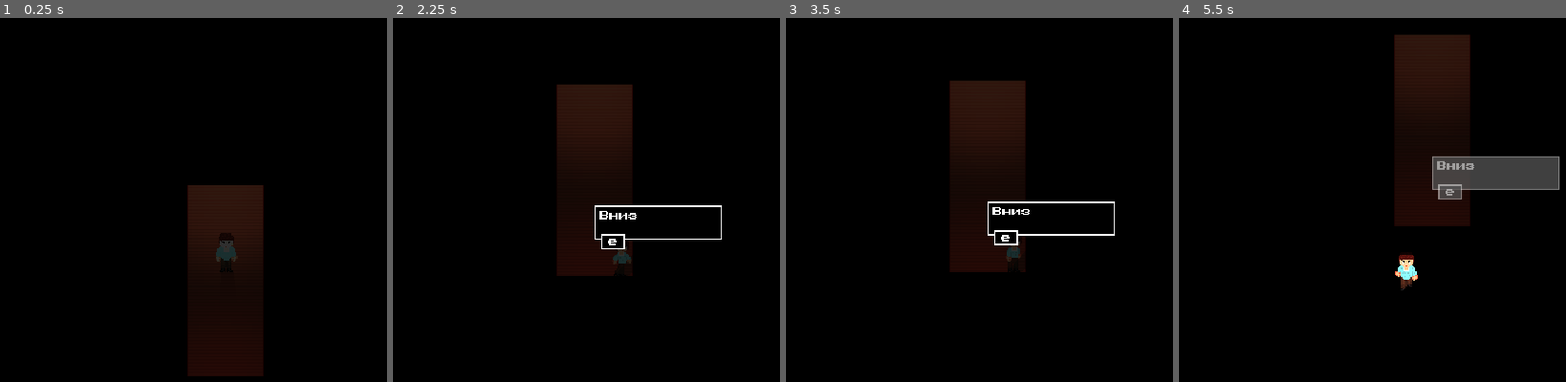
Above: before the commit, frames 1-4 (left to right).
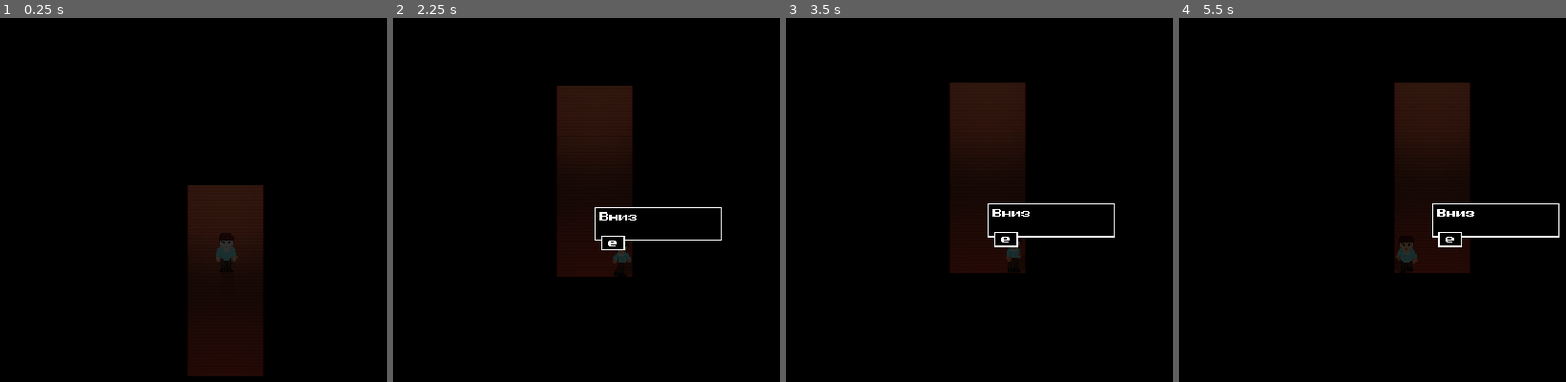
Above: after the commit, the same moments.

Repository: ordinary-dev/student-quest
Game: Godot game, scene res://Scenes/1.beggining/Stairs.tscn
Same seed, same stepped clock (60 frames per second), same inputs: the game is played once before the commit and once after it. This scene is started directly instead of the project's main scene.
Inputs (mouse positions are in pixels of both pictures, inside the frame that each line leads up to):
- Up to frame 1 (0.25 s): no input
- Up to frame 2 (2.25 s): tap Enter (ui_accept) at 0.5, 0.77, 1.52 s; move the mouse to (776, 210) at 0.52 s; hold Right (ui_right) 0.53-1.28 s; click (776, 210) at 0.67 s; move the mouse to (454, 254) at 1.27 s; hold Down (ui_down) 1.28-2.03 s; move the mouse to (687, 138) at 2.02 s; hold Right (ui_right) from 2.03 s (still down)
- Up to frame 3 (3.5 s): move the mouse to (964, 320) at 2.77 s; release Right (ui_right) at 2.78 s; hold Shift (speed_up) from 2.78 s (still down); click (964, 320) at 2.92 s; tap Enter (ui_accept) at 3.02 s
- Up to frame 4 (5.5 s): tap Enter (ui_accept) at 3.5, 3.77, 4.52, 5 s; move the mouse to (outside the picture) at 3.52 s; release Shift (speed_up) at 3.53 s; hold Left (ui_left) 3.53-5.03 s; move the mouse to (outside the picture) at 4.27 s; move the mouse to (1434, 232) at 5.02 s; hold Down (ui_down) from 5.03 s (still down); click (1434, 232) at 5.17 s

The runs differ from the first frame. In frame 2, 0.7% of the frame differs, in the area x 42-86%, y 18-72%; in frame 3, 0.9%; in frame 4, 8.8%, in the area x 55-99%, y 4-75%.

Commit message:
Add boundaries, remove obsolete 'math-lights.tscn

Diff:
--- a/Scenes/1.beggining/Math.tscn
+++ b/Scenes/1.beggining/MathBlackout.tscn
@@ -1,11 +1,11 @@
 [gd_scene load_steps=9 format=2]
 
-[ext_resource path="res://Scenes/templates/Math.tscn" type="PackedScene" id=1]
-[ext_resource path="res://Sprites/light.png" type="Texture" id=2]
-[ext_resource path="res://Scenes/triggers/DialogTrigger.tscn" type="PackedScene" id=3]
+[ext_resource path="res://Scenes/templates/Body.tscn" type="PackedScene" id=1]
+[ext_resource path="res://Scenes/templates/Math.tscn" type="PackedScene" id=2]
+[ext_resource path="res://Scenes/ui/enable_ui.tscn" type="PackedScene" id=3]
 [ext_resource path="res://Scenes/triggers/FunctionCaller.tscn" type="PackedScene" id=4]
-[ext_resource path="res://Scenes/templates/Body.tscn" type="PackedScene" id=5]
-[ext_resource path="res://Scenes/ui/enable_ui.tscn" type="PackedScene" id=6]
+[ext_resource path="res://Sprites/light.png" type="Texture" id=5]
+[ext_resource path="res://Scenes/triggers/DialogTrigger.tscn" type="PackedScene" id=6]
 
 [sub_resource type="GDScript" id=1]
 script/source = "extends Node2D
--- a/Scenes/1.beggining/Secret.tscn
+++ b/Scenes/1.beggining/Secret.tscn
@@ -1,9 +1,12 @@
-[gd_scene load_steps=5 format=2]
+[gd_scene load_steps=6 format=2]
 
 [ext_resource path="res://Tilemaps/building.tres" type="TileSet" id=1]
 [ext_resource path="res://Sprites/light.png" type="Texture" id=2]
 [ext_resource path="res://Scenes/templates/Body.tscn" type="PackedScene" id=3]
 [ext_resource path="res://Scenes/ui/enable_ui.tscn" type="PackedScene" id=4]
+
+[sub_resource type="RectangleShape2D" id=1]
+extents = Vector2( 100, 10 )
 
 [node name="Node2D" type="Node2D"]
 
@@ -37,3 +40,9 @@
 }
 
 [node name="EnableUI" parent="." instance=ExtResource( 4 )]
+
+[node name="StaticBody2D" type="StaticBody2D" parent="."]
+position = Vector2( 720, -136 )
+
+[node name="CollisionShape2D" type="CollisionShape2D" parent="StaticBody2D"]
+shape = SubResource( 1 )
--- a/Scenes/1.beggining/Speaker.tscn
+++ b/Scenes/1.beggining/Speaker.tscn
@@ -24,7 +24,7 @@
 
 [node name="Node2D" type="Node2D"]
 script = SubResource( 1 )
-next_scene = "res://Scenes/1.beggining/Math.tscn"
+next_scene = "res://Scenes/1.beggining/MathBlackout.tscn"
 
 [node name="LightOccluder2D2" type="LightOccluder2D" parent="."]
 occluder = SubResource( 2 )
--- a/Scenes/1.beggining/Stairs.tscn
+++ b/Scenes/1.beggining/Stairs.tscn
@@ -26,7 +26,7 @@
 __meta__ = {
 "_edit_horizontal_guides_": [  ]
 }
-math = "res://Scenes/1.beggining/Math.tscn"
+math = "res://Scenes/1.beggining/MathBlackout.tscn"
 next = "res://Scenes/1.beggining/Dialog_2.tscn"
 
 [node name="TileMap" type="TileMap" parent="."]
@@ -41,9 +41,15 @@
 default_state = 0
 
 [node name="StaticBody2D" type="StaticBody2D" parent="."]
-position = Vector2( 128, 16 )
+position = Vector2( 128, -16 )
 
 [node name="CollisionShape2D" type="CollisionShape2D" parent="StaticBody2D"]
+shape = SubResource( 2 )
+
+[node name="StaticBody2D2" type="StaticBody2D" parent="."]
+position = Vector2( 128, 496 )
+
+[node name="CollisionShape2D" type="CollisionShape2D" parent="StaticBody2D2"]
 shape = SubResource( 2 )
 
 [node name="ColorRect" type="ColorRect" parent="."]
@@ -57,7 +63,7 @@
 }
 
 [node name="Area2D" parent="." instance=ExtResource( 3 )]
-position = Vector2( 32, -32 )
+position = Vector2( 32, -64 )
 z_index = 20
 label = "Вернуться"
 object_name = NodePath("..")
@@ -79,7 +85,7 @@
 shadow_enabled = true
 
 [node name="Light2D2" type="Light2D" parent="."]
-position = Vector2( 128, 536 )
+position = Vector2( 128, 528 )
 texture = ExtResource( 4 )
 texture_scale = 13.5
 color = Color( 0.505882, 0.0705882, 0.0901961, 1 )
--- a/Scenes/templates/Math.tscn
+++ b/Scenes/templates/Math.tscn
@@ -34,6 +34,12 @@
 
 [sub_resource type="RectangleShape2D" id=3]
 extents = Vector2( 64, 32 )
+
+[sub_resource type="RectangleShape2D" id=5]
+extents = Vector2( 90, 32 )
+
+[sub_resource type="RectangleShape2D" id=4]
+extents = Vector2( 128, 32 )
 
 [node name="Node2D" type="Node2D"]
 script = SubResource( 1 )
@@ -105,3 +111,17 @@
 [node name="CollisionShape2D" type="CollisionShape2D" parent="StaticBody2D2"]
 position = Vector2( 0, -8 )
 shape = SubResource( 3 )
+
+[node name="StaticBody2D4" type="StaticBody2D" parent="."]
+position = Vector2( 552, -48 )
+
+[node name="CollisionShape2D" type="CollisionShape2D" parent="StaticBody2D4"]
+position = Vector2( 0, -8 )
+shape = SubResource( 5 )
+
+[node name="StaticBody2D3" type="StaticBody2D" parent="."]
+position = Vector2( 480, 1896 )
+
+[node name="CollisionShape2D" type="CollisionShape2D" parent="StaticBody2D3"]
+position = Vector2( 0, -8 )
+shape = SubResource( 4 )
--- a/Scenes/templates/Math_Lights.tscn
+++ /dev/null
@@ -1,26 +0,0 @@
-[gd_scene load_steps=2 format=2]
-
-[ext_resource path="res://Sprites/light.png" type="Texture" id=1]
-
-[node name="Lights" type="Node2D"]
-
-[node name="Light2D" type="Light2D" parent="."]
-position = Vector2( 664, 392 )
-texture = ExtResource( 1 )
-texture_scale = 40.5
-energy = 0.4
-shadow_enabled = true
-
-[node name="Light2D2" type="Light2D" parent="."]
-position = Vector2( -1024, 384 )
-texture = ExtResource( 1 )
-texture_scale = 40.5
-energy = 0.4
-shadow_enabled = true
-
-[node name="Light2D3" type="Light2D" parent="."]
-position = Vector2( 770.511, 21293 )
-texture = ExtResource( 1 )
-texture_scale = 40.5
-energy = 0.4
-shadow_enabled = true
Not shown: 7 places in Scenes/1.beggining/MathBlackout.tscn that only renumber resources
Not shown: 1 places in Scenes/templates/Math.tscn that only renumber resources
